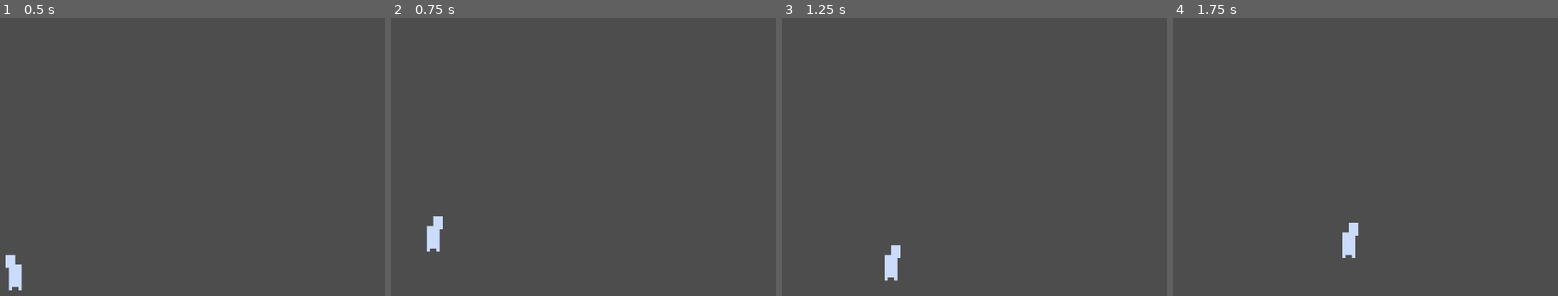
Above: before the commit, frames 1-4 (left to right).
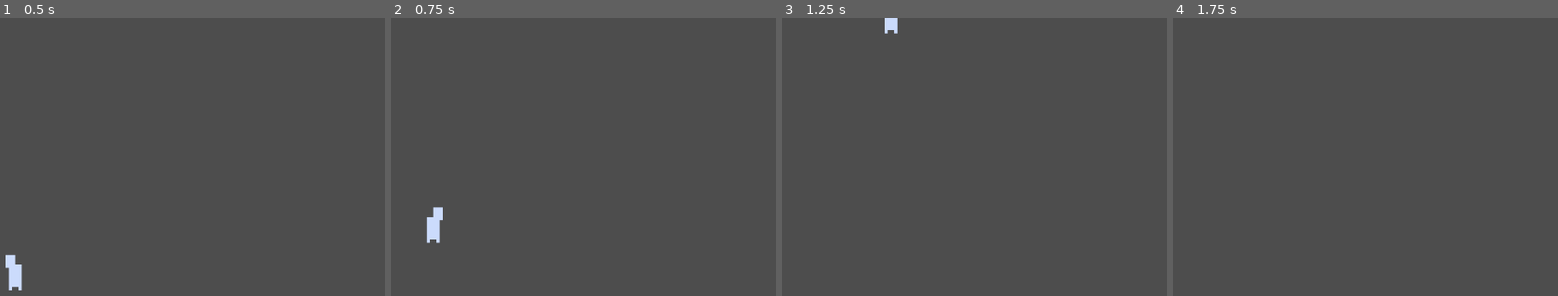
Above: after the commit, the same moments.

Repository: asdwhalo/1-gunprojesi
Game: Godot game, scene res://state_machine/demo.tscn
The game is run twice, just before and just after one commit, with the same random seed, the same clock (stepped at 60 frames per second) and the same inputs.
Inputs:
- Up to frame 1 (0.5 s): no input
- Up to frame 2 (0.75 s): hold D (right) from 0.53 s (still down); hold Space (accept) from 0.53 s (still down)
- Up to frame 3 (1.25 s): keep holding D (right); keep holding Space (accept); tap W (up) at 0.77 s
- Up to frame 4 (1.75 s): keep holding D (right); release Space (accept) at 1.28 s; tap Space (accept) at 1.35 s; tap W (up) at 1.52 s

Frame 1 is identical in both runs. In frame 2, 0.3% of the frame differs, in the area x 9-14%, y 68-84%; in frame 3, 0.6%, in the area x 26-31%, y 0-95%; in frame 4, 0.4%.

Commit message:
some  code for iframe mechanicks

Diff:
--- a/sidescrol/damage_system/hurt_box.gd
+++ b/sidescrol/damage_system/hurt_box.gd
@@ -2,15 +2,25 @@
 class_name Hurtbox
 
 @export var parent:Entity
-@export var imframe_timer:float = 10.0
-
+@export var max_imframe_time:float = 10.0
+@export var max_on_iframe:float = 1.0
+var current_iframe_time:float = 0.0
+var on_iframe : bool = false
+var delta_time:float
 signal take_damage(amount:float)
-
-
+func _process(delta: float) -> void:
+	delta_time = delta
+static func add_second(delta:float,second_amount:int = 1)->float:
+	return second_amount * delta
 func _init() -> void:
 	connect("area_entered",on_hit)
 	connect("take_damage",parent.take_damage)
 func on_hit(area:Area2D):
-	if area is not Hitbox:
+	if area is not Hitbox or parent.has_method("take_damage") == false or on_iframe:
 		return
-	take_damage.emit(area.damage)
+	parent.take_damage(area.damage)
+	if current_iframe_time == 0.0 :
+		current_iframe_time += add_second(delta_time)
+		on_iframe = false
+	if current_iframe_time >= max_imframe_time:
+		on_iframe = true
--- a/state_machine/ground_state.gd
+++ b/state_machine/ground_state.gd
@@ -5,11 +5,12 @@
 @export var time_to_end_coyote:float = 0.5
 
 func _process(delta: float) -> void:
-	if Input.is_action_just_pressed("accept"):
+	if Input.is_action_just_pressed("accept") and player.is_on_floor():
 		parent.change_state(parent.jump_state)
-	elif not player.is_on_floor():
+	else:
 		coyote_timer += 1 * delta
+		parent.on_coyote = true
 		if coyote_timer >= time_to_end_coyote:
-			parent.on_coyote = true
+			parent.on_coyote = false
 			coyote_timer = 0.0
 			parent.change_state(parent.jump_state)
--- a/state_machine/jump_state.gd
+++ b/state_machine/jump_state.gd
@@ -7,7 +7,7 @@
 func _process(delta: float) -> void:
 	if not player.is_on_floor():
 		player.velocity.y += 100 * delta
-		player.jump_timer += delta +0.93
+		player.jump_timer += delta +1
 	else:
 		player.jump_timer = 0.0
 		parent.change_state(parent.ground_state)
